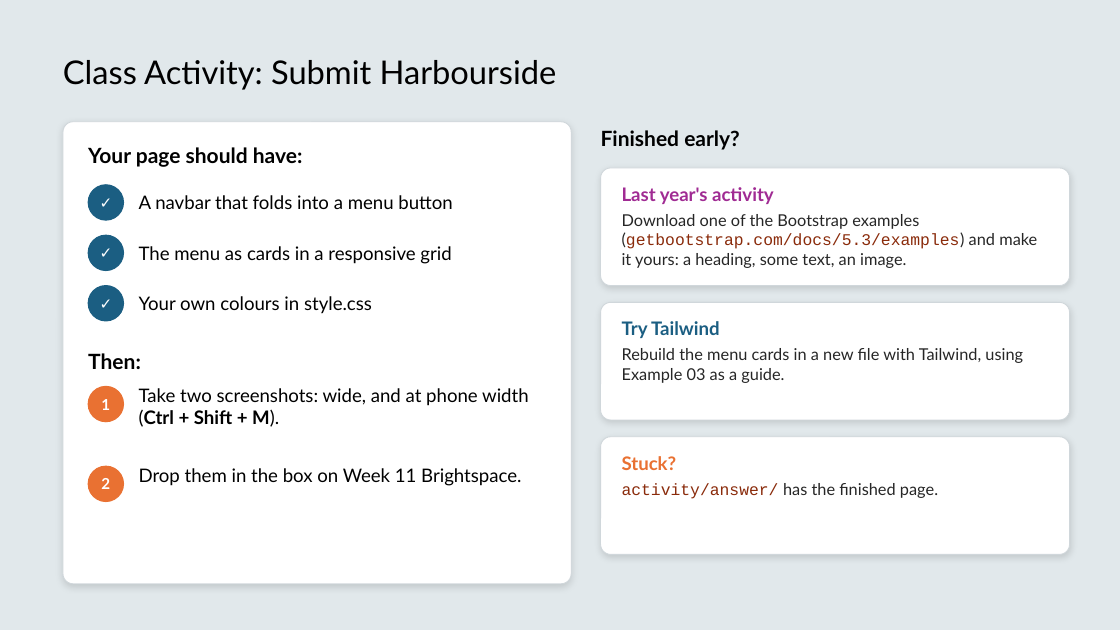
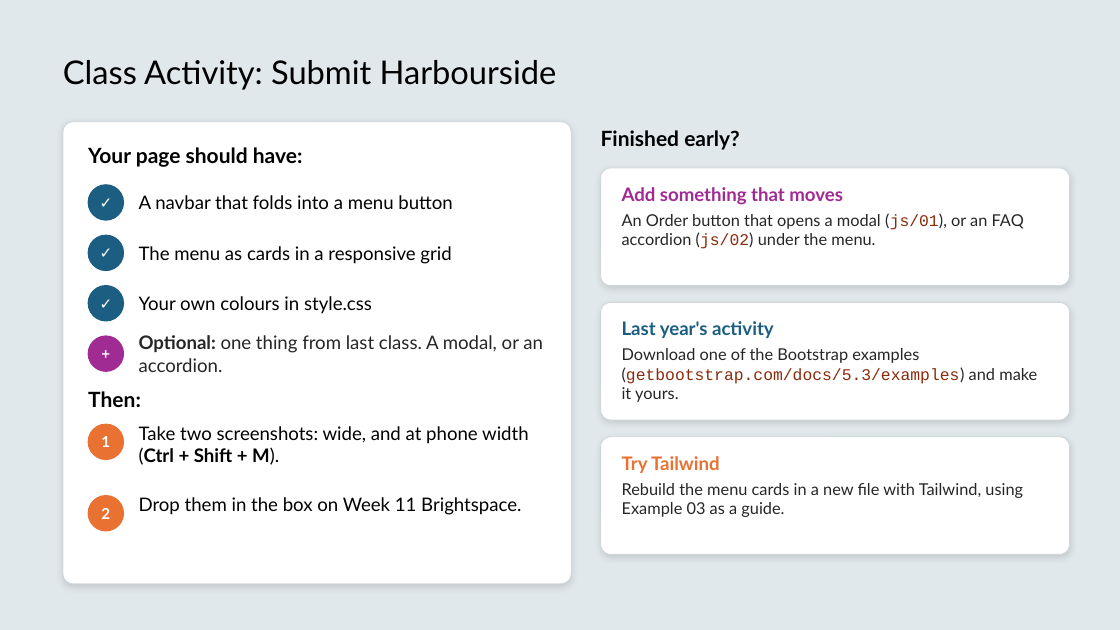
Before and after one commit to x97gfq/WEBD1000_Fall2026, a slide deck: slide 64 of 11_Customizing_Bootstrap_Tailwind/Customizing_Bootstrap_Tailwind.pptx (slide 26 before the commit). Drawn at 1120x630 pixels with LibreOffice and Linux fonts; fonts in the diff are those of the drawing. Boxes give left, top, right and bottom in pixels: in the first picture for what was removed or moved away, otherwise in the second. Text is boxed around its words. In the diff, an @@ line names an element or a change of style, - is before the commit and + after.

```diff
--- a/11_Customizing_Bootstrap_Tailwind/Customizing_Bootstrap_Tailwind.pptx
+++ b/11_Customizing_Bootstrap_Tailwind/Customizing_Bootstrap_Tailwind.pptx
@@ text added at [622,187,843,205], 16 pt, text #A02B93, bold @@
+Add something that moves
@@ text added at [622,213,1024,249], 14 pt, text #262626 @@
+An Order button that opens a modal (js/01), or an FAQ accordion (js/02) under the menu.
@@ text "Last year's activity" at [622,321,774,338]: text colour #A02B93 to #1B5E82 @@
@@ ellipse added at [88,336,124,371], fill #A02B93, outline #A02B93 1 pt @@
@@ text added at [88,336,124,371], 13 pt, text #FFFFFF, bold @@
++
@@ text added at [139,335,543,372], 16 pt, text #262626 @@
+Optional: one thing from last class. A modal, or an accordion.
@@ text at [622,348,1037,402]: text changed @@
-Download one of the Bootstrap examples (getbootstrap.com/docs/5.3/examples) and make it yours: a heading, some text, an image.
+Download one of the Bootstrap examples (getbootstrap.com/docs/5.3/examples) and make it yours.
@@ ellipse: place and size @@
-ellipse at [88,466,124,502]
+ellipse at [88,424,124,460]
@@ 3 texts: place and size @@
-3 texts at [88,353,529,427]
+3 texts at [88,391,529,465]
@@ text "Try Tailwind" at [622,456,720,473]: text colour #1B5E82 to #E97132 @@
@@ 3 texts: place and size @@
-3 texts at [622,187,1023,383]
+3 texts at [622,321,1023,517]
@@ text removed at [622,456,677,470] @@
-Stuck?
@@ text "2": place and size @@
-text "2" at [101,478,110,489]
+text "2" at [101,508,110,519]
@@ ellipse: place and size @@
-ellipse at [88,386,124,422]
+ellipse at [88,496,124,531]
@@ text "Drop them in the box ...": place and size @@
-text "Drop them in the box ..." at [139,468,521,486]
+text "Drop them in the box ..." at [139,497,521,515]
@@ text removed at [622,483,938,499] @@
-activity/answer/ has the finished page.
```
Also in this commit, not shown: 13 other slides changed, 38 slides added, 17 other files.
